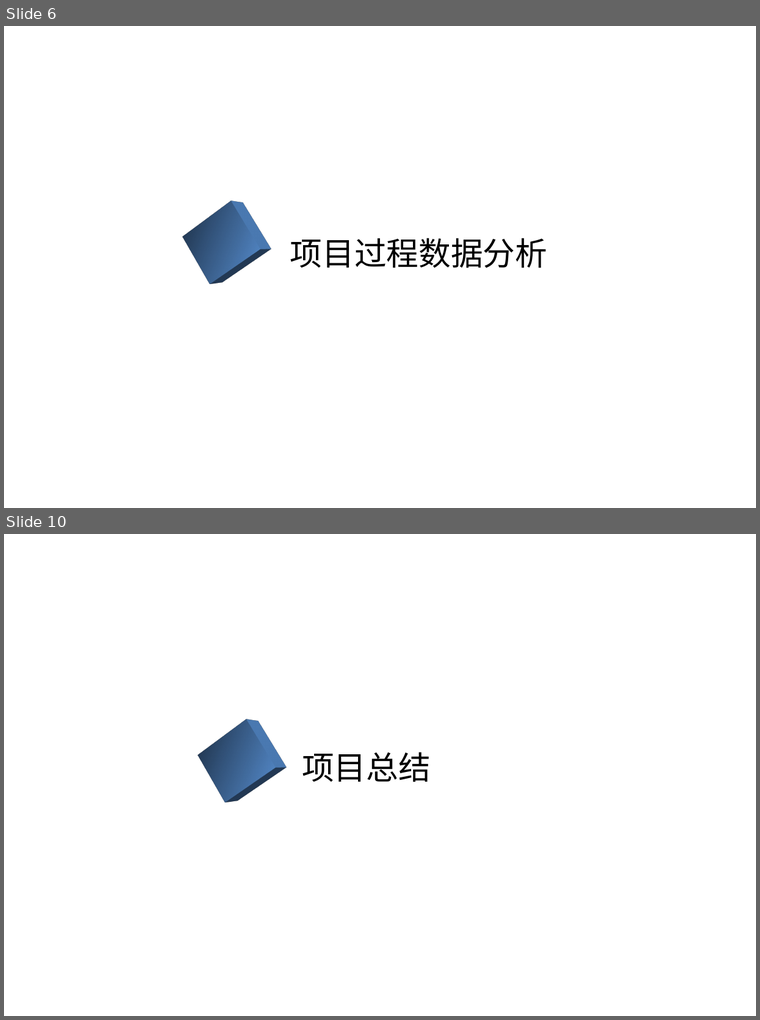
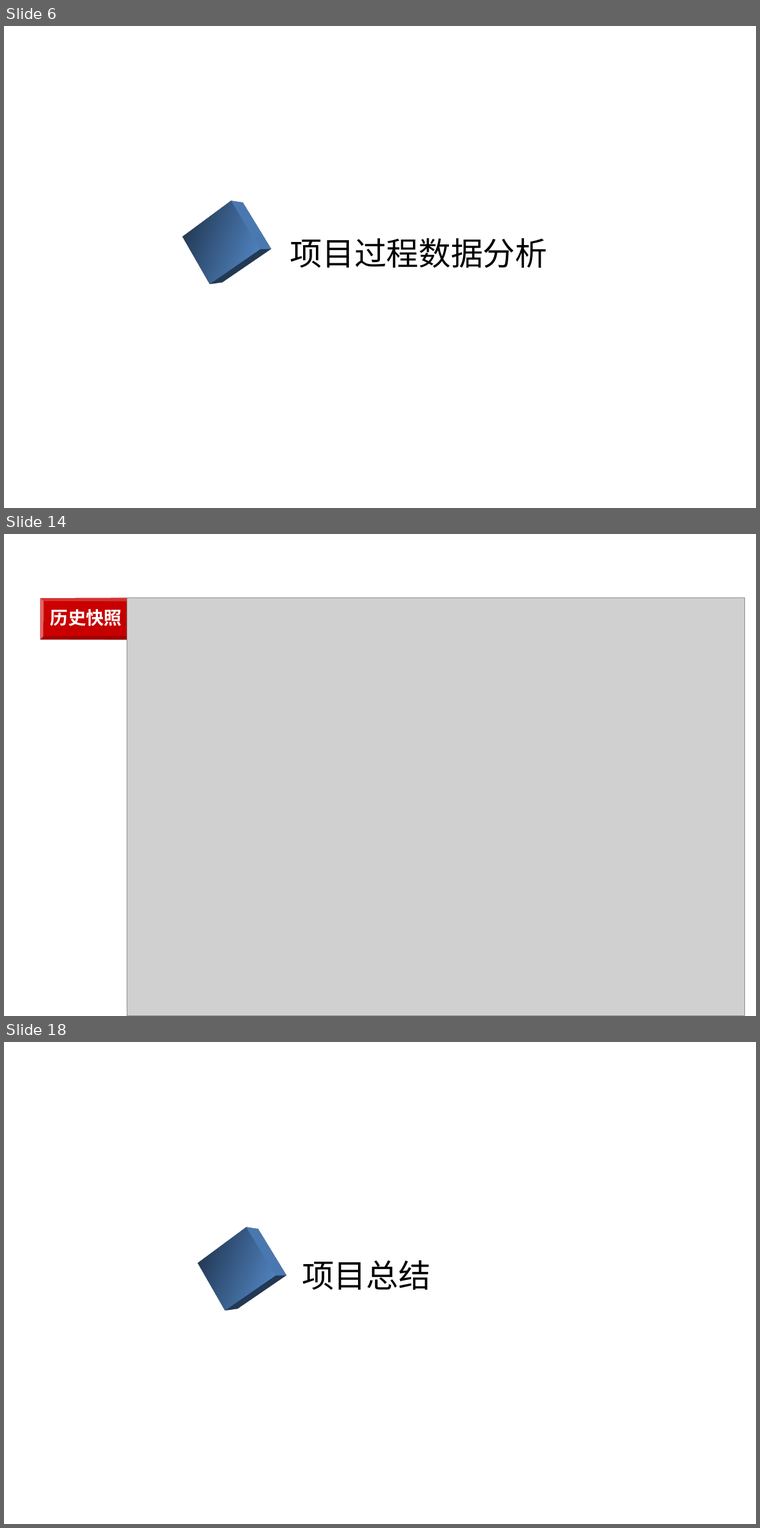
Before and after one commit to github188/doc, a slide deck: 3.项目资料/SSE/hisMarket/6.用户文档/行情历史数据总结报告.pptx. Shown one above the other, each under a label of ours: slides 6 and 10 before the commit, slides 6, 14 and 18 after it; the slides between them are not shown. The pictures are 760x1020 and 760x1528 pixels, drawn with LibreOffice and Linux fonts; fonts in the diff are those of the drawing; grey boxes stand for pictures; background and template pictures are left out. Boxes give left, top, right and bottom in pixels: in the first picture for what was removed or moved away, otherwise in the second. Text is boxed around its words. In the diff, an @@ line names an element or a change of style, - is before the commit and + after.

```diff
--- a/3.项目资料/SSE/hisMarket/6.用户文档/行情历史数据总结报告.pptx
+++ b/3.项目资料/SSE/hisMarket/6.用户文档/行情历史数据总结报告.pptx
@@ slide 14 added at (x1=4, y1=534, x2=756, y2=1016), background picture (left out) @@
@@ bevel added at (x1=40, y1=597, x2=709, y2=640), fill gradient #CC0000 to #990000, 20 pt, text #FFFFFF, bold @@
+历史快照
@@ picture added at (x1=127, y1=597, x2=745, y2=1016) @@
@@ what was slide 10 is now slide 18 @@
```
Also in this commit, not shown: 4 slides changed, 7 other slides added, 1 other file.
